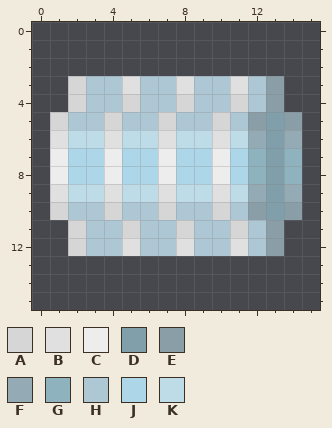
File history of a pixel-art file, ase_textures/coil.aseprite. Above: the version before the commit.
16x16 pixels, 1 frame.
Palette (. is transparent): A #d6d6d6  B #e0e0e0  C #ededed  D #809fab  E #8a9ea8  F #94abb5  G #8fb2bf  H #adc7d4  J #add7e8  K #bedbe8
The same view after the edit:
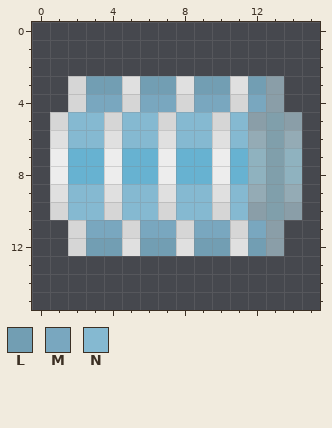
Colours new in this view: L #729eb3  M #79a7bf  N #85b9d1
Edits made:
colour J: #add7e8 -> #67b2d1
y 3: x 3..4 HH -> LL; x 6..7 HH -> LL; x 9..10 HH -> LL; x 12 H -> L
y 4: x 3..4 HH -> MM; x 6..7 HH -> MM; x 9..10 HH -> MM; x 12 H -> M
y 5: x 2..3 HH -> NN; x 5..6 HH -> NN; x 8..9 HH -> NN; x 11 H -> N
y 6: x 2..3 KK -> NN; x 5..6 KK -> NN; x 8..9 KK -> NN; x 11 K -> N
y 9: x 2..3 KK -> NN; x 5..6 KK -> NN; x 8..9 KK -> NN; x 11 K -> N
y 10: x 2..3 HH -> NN; x 5..6 HH -> NN; x 8..9 HH -> NN; x 11 H -> N
y 11: x 3..4 HH -> MM; x 6..7 HH -> MM; x 9..10 HH -> MM; x 12 H -> M
y 12: x 3..4 HH -> LL; x 6..7 HH -> LL; x 9..10 HH -> LL; x 12 H -> L
Where, in picture pixels (left, top, right, bottom), the same in both pictures:
changed: (68, 76, 266, 256)
